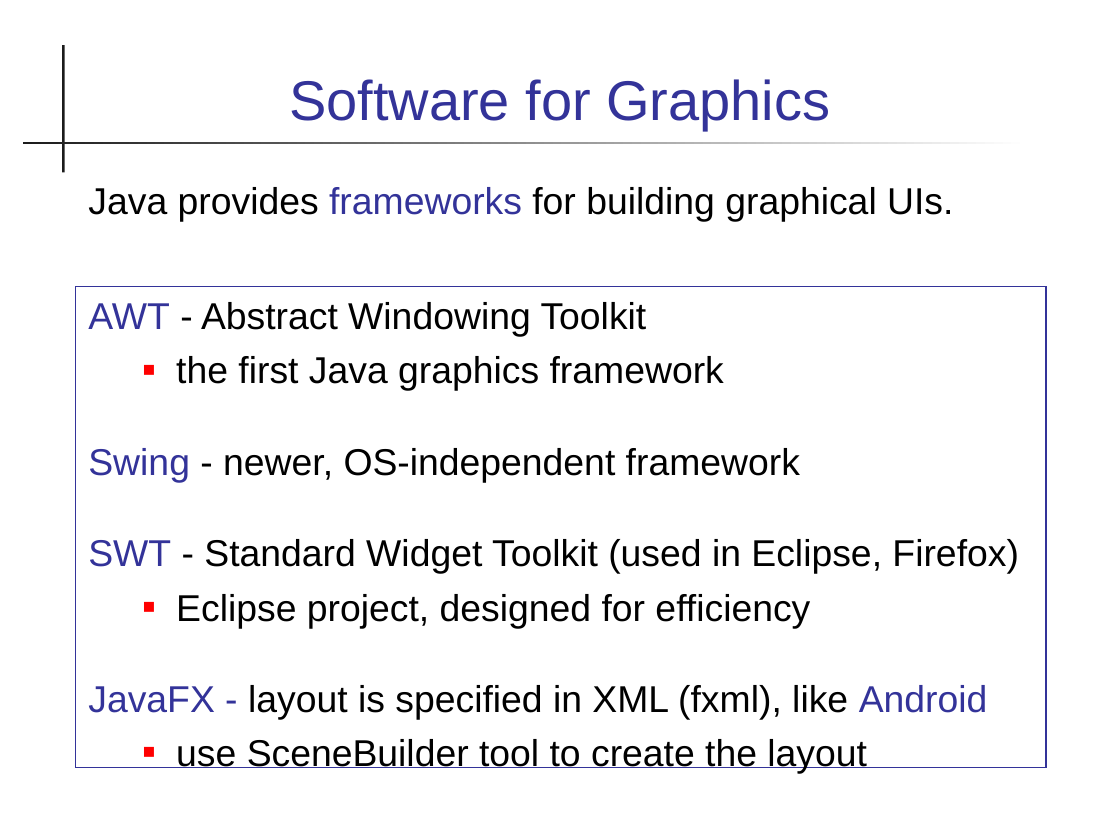
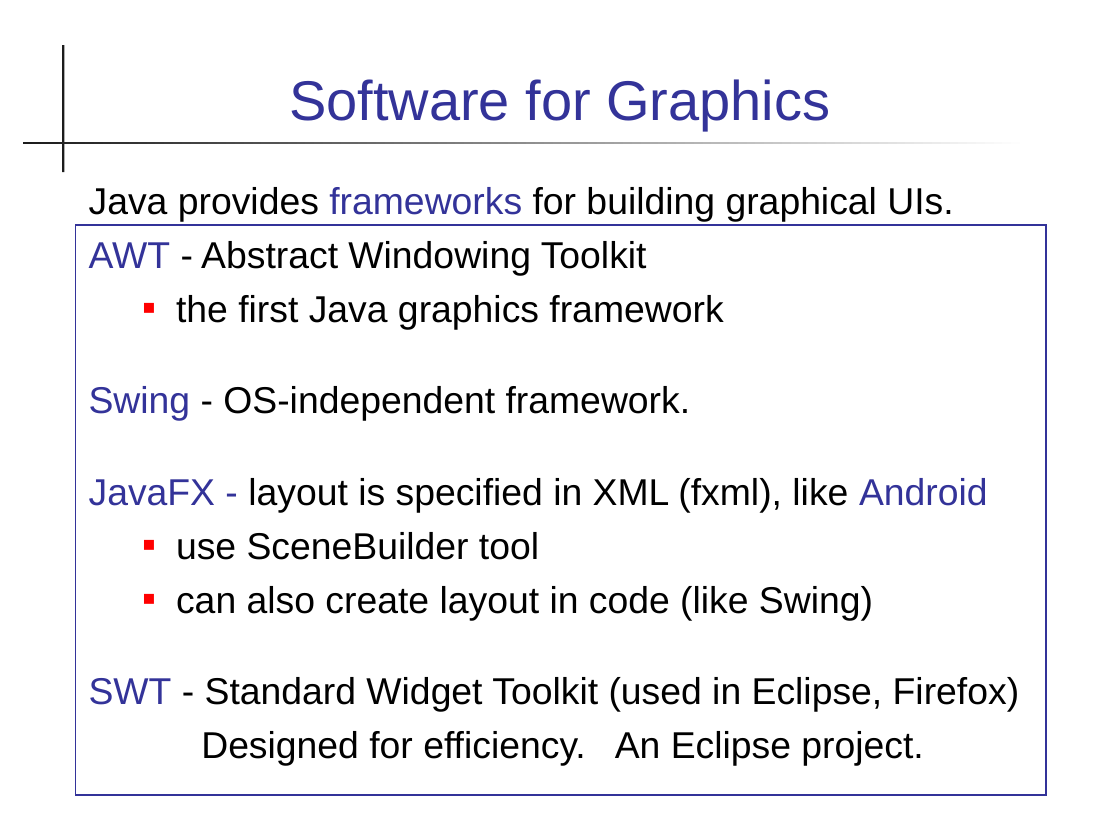
Before and after one commit to skeoop/skeoop.github.io, a slide deck: slide 5 of week7/Graphics-1.ppt. Drawn at 1120x840 pixels with LibreOffice and Linux fonts; fonts in the diff are those of the drawing. Boxes give left, top, right and bottom in pixels: in the first picture for what was removed or moved away, otherwise in the second. Text is boxed around its words. In the diff, an @@ line names an element or a change of style, - is before the commit and + after.

Commit message:
add graphics material

```diff
--- a/week7/Graphics-1.ppt
+++ b/week7/Graphics-1.ppt
@@ text "Java provides frameworks for building ..." at (89, 187, 953, 222): indent changed @@
@@ rectangle "AWT - Abstract Windowing Toolkit": place and size @@
-rectangle "AWT - Abstract Windowing Toolkit" at (76, 287, 1046, 767)
+rectangle "AWT - Abstract Windowing Toolkit" at (76, 225, 1046, 795)
@@ text in rectangle at (89, 386, 988, 621): text changed @@
-Swing - newer, OS-independent framework
+Swing - OS-independent framework.
+JavaFX - layout is specified in XML (fxml), like Android
+  ■ use SceneBuilder tool
+  ■ can also create layout in code (like Swing)
@@ text in rectangle at (201, 731, 923, 766): text changed @@
-  ■ Eclipse project, designed for efficiency
-JavaFX - layout is specified in XML (fxml), like Android
-  ■ use SceneBuilder tool to create the layout
+Designed for efficiency. An Eclipse project.
```
Also in this commit, not shown: 1 other slide changed, 2 slides added, 5 other files.
